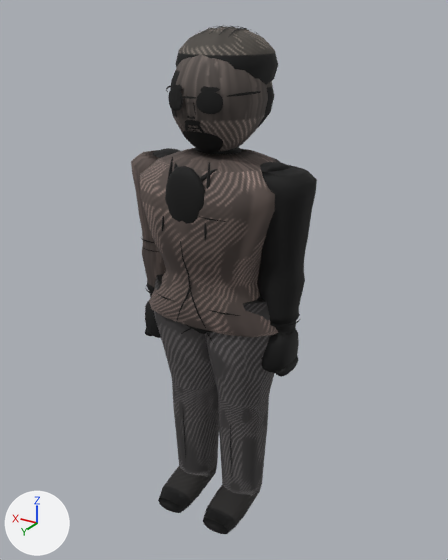
An edit to the glTF model assets/models/akila_a.glb, drawn before and after from the same camera.
Rendered twice from a 50 mm camera at (-1.171, 1.914, 1.967) aimed at (-0.007, -0.026, 0.997). Lighting does not change. The marker at lower left points along +X, +Y and +Z. The first picture is the older version. Vertices at exactly the same position are counted once.

In view in the first picture: 'Body'.
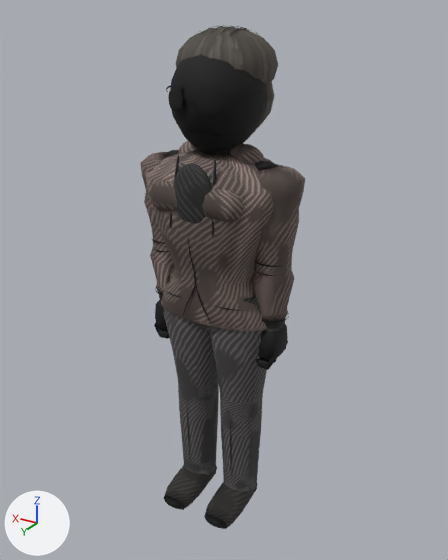
The edits, one by one:
me_mesh_0 is used by ob_body; location (0.0, 0.0, 0.0).
me_mesh_0 had 4649 vertices, 8164 faces and spanned x -0.38..0.38, y -0.24..0.25, z -0.04..1.93.
me_mesh_0 now has 5273 vertices, 9372 faces and spans x -0.34..0.34, y -0.23..0.23, z -0.03..1.93.
me_mesh_0 part 1: the loose piece of 72 vertices spanning x -0.09..-0.07, y 0.18..0.24, z 1.25..1.52 is multiplied about its middle by the matrix ((0.33, -0.12, -0.407), (-0.01, 0.513, -0.159), (0.424, 0.105, 0.313)), then moved by (0.04, -0.06, 0.06).
me_mesh_0 part 2: the loose piece of 72 vertices spanning x 0.07..0.09, y 0.18..0.24, z 1.25..1.52 is multiplied about its middle by the matrix ((0.33, 0.12, 0.407), (0.01, 0.513, -0.159), (-0.424, 0.105, 0.313)), then moved by (-0.04, -0.06, 0.06).
me_mesh_0 part 3: the loose piece of 14 vertices spanning x 0.0..0.07, y 0.19..0.24, z 0.89..1.24 is moved by (0.0, -0.04, 0.0).
me_mesh_0 part 4: the loose piece of 8 vertices spanning x -0.06..0.01, y 0.19..0.2, z 0.89..1.04 is moved by (0.0, -0.04, 0.0).
me_mesh_0 part 5: the loose piece of 6 vertices spanning x -0.19..-0.07, y 0.16..0.2, z 0.96..0.98 is moved by (0.01, -0.04, 0.0).
me_mesh_0 part 6: the loose piece of 16 vertices spanning x -0.34..-0.2, y 0.05..0.09, z 1.14 is moved by (0.5, -0.01, 0.0).
me_mesh_0 part 7: the loose piece of 10 vertices spanning x 0.11..0.12, y 0.1..0.11, z 0.14..0.44 is moved by (-0.01, -0.02, 0.0).
me_mesh_0 part 8: the loose piece of 16 vertices spanning x 0.2..0.34, y 0.05..0.09, z 1.14 is moved by (-0.5, -0.01, 0.0).
me_mesh_0 part 9: the loose piece of 12 vertices spanning x -0.32..-0.22, y 0.07..0.09, z 1.1..1.11 is scaled about the mesh origin by (0.842, 0.842, 1).
me_mesh_0 part 10: the loose piece of 52 vertices spanning x -0.34..-0.28, y -0.07..0.08, z 0.69..0.75 is deleted.
me_mesh_0 part 11: 819 vertices moved from x -0.38..0.38, y -0.24..0.24, z 0.04..1.52 to x -0.34..0.34, y -0.19..0.19, z 0.04..1.52; 1255 vertices removed from x -0.36..0.36, y -0.19..0.25, z -0.04..1.5; 1569 vertices added at x -0.32..0.32, y -0.15..0.23, z -0.03..1.54.
me_mesh_0 part 12: 1953 kept faces spanning x -0.34..0.34, y -0.23..0.19, z 0.05..1.93 get new texture (UV) coordinates.
me_mesh_0 part 13: 137 kept faces spanning x -0.23..0.23, y -0.14..0.19, z 0.44..1.52 get new vertex colours; the middle colour goes from white #e6e6e6 to dark grey #322e3b.
Other edits to the shape of me_mesh_0 do not show in these pictures.

Where the change shows, as pixel boxes [x1, y1, x2, y2] in the pictures (448 x 560 px; the box of a moved part takes in the faces that stretch with it):
'Body', reshaped (11% narrower)
    before: [131, 26, 317, 534]
    after: [140, 26, 305, 529]
part 1 of me_mesh_0, moved or reshaped
    before: [204, 161, 210, 240]
    after: [207, 167, 222, 179]
part 2 of me_mesh_0, moved or reshaped
    before: [161, 157, 173, 231]
    after: [180, 161, 183, 169]
part 3 of me_mesh_0, moved or reshaped
    before: [177, 241, 191, 320]
    after: [183, 238, 196, 315]
part 4 of me_mesh_0, moved or reshaped
    before: [190, 289, 206, 328]
    after: [196, 287, 211, 323]
part 5 of me_mesh_0, moved or reshaped
    before: [209, 310, 240, 316]
    after: [215, 306, 241, 311]
part 6 of me_mesh_0, moved or reshaped
    before: [259, 263, 291, 270]
    after: [152, 239, 165, 244]
part 7 of me_mesh_0, moved or reshaped
    before: [183, 415, 186, 458]
    after: [187, 411, 190, 460]
part 8 of me_mesh_0, moved or reshaped
    before: [141, 238, 155, 243]
    after: [254, 261, 279, 267]
part 9 of me_mesh_0, moved or reshaped
    before: [261, 274, 280, 279]
    after: [257, 272, 275, 276]
part 10 of me_mesh_0, deleted
    before: [275, 356, 299, 377]
part 11 of me_mesh_0, moved or reshaped
    before: [131, 148, 317, 534]
    after: [140, 141, 305, 529]
part 12 of me_mesh_0, surface changed
    before: [136, 27, 316, 496]
    after: [142, 27, 303, 492]
part 13 of me_mesh_0, recoloured
    before: [174, 152, 282, 280]
    after: [159, 152, 265, 274]
